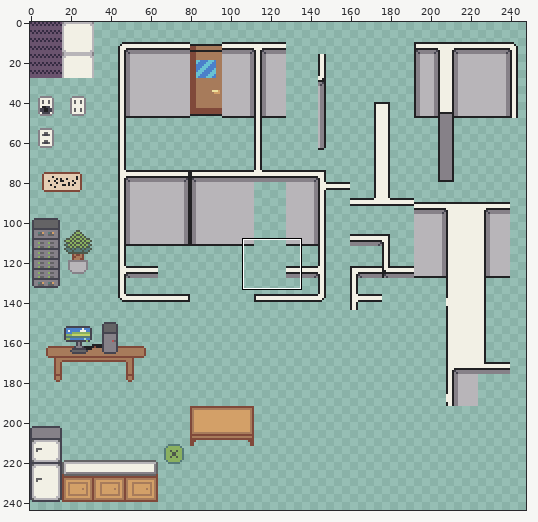
Edited in one commit: sprite sheet (Assets/Textures/Tileset.png). Above, an overview of the earlier version with the close-up marked.
Close-up. The starting point:
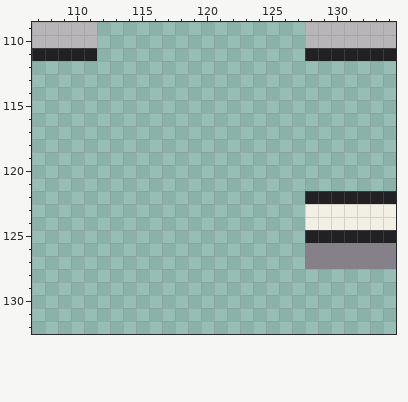
The file is 256x256 pixels. Shown: x 107..134, y 109..132. The wide view leaves out empty margins.
The same view after the edit:
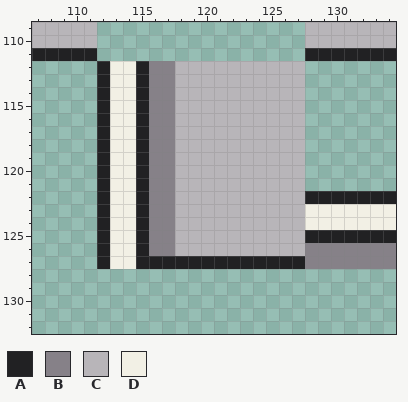
Palette (. is transparent): A #212123  B #868188  C #b8b5b9  D #f2f0e5
The edit:
@@ x 107..134 @@
 111 AAAAA................AAAAAAA
-112 ............................
-113 ............................
-114 ............................
-115 ............................
-116 ............................
-117 ............................
-118 ............................
-119 ............................
-120 ............................
-121 ............................
-122 .....................AAAAAAA
-123 .....................DDDDDDD
-124 .....................DDDDDDD
-125 .....................AAAAAAA
-126 .....................BBBBBBB
-127 .....................BBBBBBB
+112 .....ADDABBCCCCCCCCCC.......
+113 .....ADDABBCCCCCCCCCC.......
+114 .....ADDABBCCCCCCCCCC.......
+115 .....ADDABBCCCCCCCCCC.......
+116 .....ADDABBCCCCCCCCCC.......
+117 .....ADDABBCCCCCCCCCC.......
+118 .....ADDABBCCCCCCCCCC.......
+119 .....ADDABBCCCCCCCCCC.......
+120 .....ADDABBCCCCCCCCCC.......
+121 .....ADDABBCCCCCCCCCC.......
+122 .....ADDABBCCCCCCCCCCAAAAAAA
+123 .....ADDABBCCCCCCCCCCDDDDDDD
+124 .....ADDABBCCCCCCCCCCDDDDDDD
+125 .....ADDABBCCCCCCCCCCAAAAAAA
+126 .....ADDABBCCCCCCCCCCBBBBBBB
+127 .....ADDAAAAAAAAAAAAABBBBBBB
 128 ............................
Pixel boxes of the changes (left, top, right, bottom) in both close-ups:
added: (97, 61, 305, 269)
